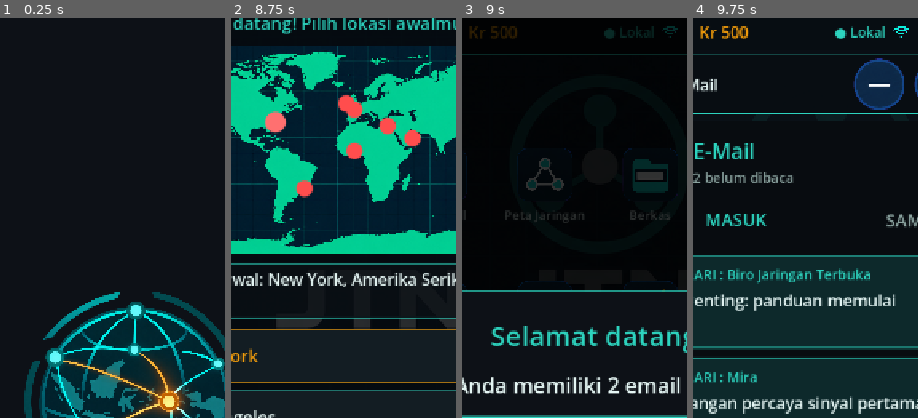
Above: before the commit, frames 1-4 (left to right).
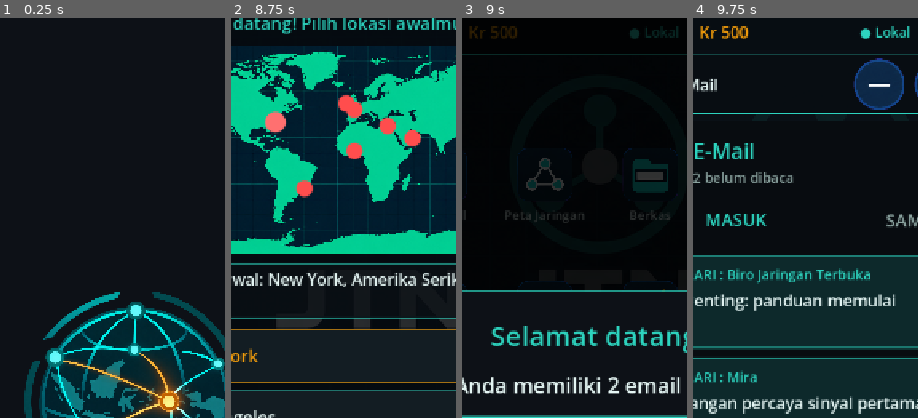
Above: after the commit, the same moments.

Repository: hadydaw/game-baru
Game: Godot game, scene res://scenes/main.tscn
Same seed, same stepped clock (60 frames per second), same inputs: the game is played once before the commit and once after it.
Inputs (mouse positions are % of the whole screen's width and height, from its top left):
- Up to frame 1 (0.25 s): no input
- Up to frame 2 (8.75 s): tap Enter at 0.5 s; move the mouse to (72, 45) at 0.52 s; click (72, 45) at 0.67 s; tap Space at 1.25 s; drag from (30, 55) to (45, 70) at 1.27 s; move the mouse to (60, 28) at 2.02 s; click (60, 28) at 2.17 s; click "> Sesi Baru" at 2.75 s; click "Lewati" at 3.5 s; click "●" at 4.25 s; click "●" at 5 s; click "●" at 5.75 s; click "●" at 6.5 s; click "New York" at 7.25 s; click "New York" at 8 s
- Up to frame 3 (9 s): click "Mulai" at 8.75 s
- Up to frame 4 (9.75 s): click "OK" at 9.5 s
The pictures show only the part of the screen within x 20-70%, y 3-53%; the shares and areas given below are measured in that part.

Frames 1-2 are identical in both runs. In frame 3, 0.4% of the frame differs, in the area x 63-96%, y 2-6%; in frame 4, 0.7%, in the area x 63-97%, y 2-6%.

Commit message:
Bilah atas: sinyal Wi-Fi tampil saat perangkat terhubung dan bergerak
Ikon sinyal disembunyikan sampai perangkat terhubung. Setelah itu sinyal naik-turun seperti sinyal sungguhan, kadang penuh, kadang turun.

Co-Authored-By: Claude Haiku 5.5 <noreply@anthropic.com>
Claude-Session: https://claude.ai/code/session_011EntzauCRjaaLbaamXun78

Diff:
--- a/ui/panel_atas.gd
+++ b/ui/panel_atas.gd
@@ -13,7 +13,6 @@
 
 const IKON_LOGO := "res://assets/logo/sys_logo_menu.png"
 const IKON_KOIN := "res://assets/ikon/sistem/sys_koin.png"
-const IKON_WIFI := "res://assets/ikon/sistem/sys_wifi_aktif.png"
 const IKON_NOTIF_KOSONG := "res://assets/ikon/sistem/sys_notifikasi_kosong.png"
 const IKON_NOTIF_PESAN := "res://assets/ikon/sistem/sys_notifikasi_pesan.png"
 
@@ -24,6 +23,7 @@
 var _notif: TextureRect
 var _jam: Label
 var _tanggal: Label
+var _wifi: WifiSinyal
 
 func _ready() -> void:
     custom_minimum_size = Vector2(0, TINGGI)
@@ -32,6 +32,11 @@
     baris.add_theme_constant_override("separation", 10)
     baris.alignment = BoxContainer.ALIGNMENT_BEGIN
     add_child(baris)
+    var cek_wifi := Timer.new()
+    cek_wifi.wait_time = 1.0
+    cek_wifi.timeout.connect(_segarkan_wifi)
+    add_child(cek_wifi)
+    cek_wifi.start()
 
     var logo := TextureButton.new()
     logo.texture_normal = load(IKON_LOGO) as Texture2D
@@ -56,7 +61,9 @@
     var status := Tema.label(Bahasa.t("panel.lokal"), Tema.TEAL, 22)
     status.size_flags_vertical = Control.SIZE_SHRINK_CENTER
     baris.add_child(status)
-    baris.add_child(_ikon(IKON_WIFI, 30))
+    _wifi = WifiSinyal.new()
+    _wifi.visible = false
+    baris.add_child(_wifi)
 
     _notif = _ikon(IKON_NOTIF_KOSONG, UKURAN_IKON)
     baris.add_child(_notif)
@@ -75,6 +82,15 @@
     segarkan()
 
 # Memperbarui saldo, notifikasi, jam, dan tanggal. Dipanggil saat dibuat dan berkala dari Desktop.
+# Sinyal Wi-Fi hanya tampil saat perangkat terhubung, dan dicek tiap detik agar langsung muncul.
+func _segarkan_wifi() -> void:
+    if _wifi == null:
+        return
+    var s := SesiUtama.sesi
+    var tersambung := s != null and s.perangkat.terhubung()
+    _wifi.visible = tersambung
+    _wifi.set_process(tersambung)
+
 func segarkan() -> void:
     var s := SesiUtama.ambil()
     if s != null:
--- /dev/null
+++ b/ui/wifi_sinyal.gd
@@ -0,0 +1,45 @@
+class_name WifiSinyal
+extends Control
+
+# Ikon sinyal Wi-Fi yang berfluktuasi seperti sinyal sungguhan: kadang penuh, kadang turun, kadang hilang sebentar.
+const UKURAN := Vector2(36, 36)
+const JEDA_MIN := 0.4
+const JEDA_MAX := 1.2
+const KECEPATAN := 4.0
+
+var _level := 3.0
+var _target := 3
+var _tunggu := 0.0
+
+func _init() -> void:
+	custom_minimum_size = UKURAN
+	size_flags_vertical = Control.SIZE_SHRINK_CENTER
+	mouse_filter = Control.MOUSE_FILTER_IGNORE
+
+func _process(delta: float) -> void:
+	_tunggu -= delta
+	if _tunggu <= 0.0:
+		_tunggu = randf_range(JEDA_MIN, JEDA_MAX)
+		_target = _pilih_target()
+	_level = move_toward(_level, float(_target), delta * KECEPATAN)
+	queue_redraw()
+
+# Sinyal lebih sering penuh atau sedang, sesekali turun.
+func _pilih_target() -> int:
+	var r := randf()
+	if r < 0.45:
+		return 3
+	if r < 0.75:
+		return 2
+	if r < 0.92:
+		return 1
+	return 0
+
+func _draw() -> void:
+	var pusat := Vector2(size.x * 0.5, size.y * 0.88)
+	var redup := Color(Tema.TEAL, 0.18)
+	for i in range(3):
+		var r := size.x * (0.3 + 0.22 * i)
+		var warna := Tema.TEAL if _level >= float(i) + 0.5 else redup
+		draw_arc(pusat, r, deg_to_rad(-135.0), deg_to_rad(-45.0), 24, warna, 4.0, true)
+	draw_circle(pusat, 3.5, Tema.TEAL if _level >= 0.5 else redup)
Not shown, added: ui/wifi_sinyal.gd.uid
